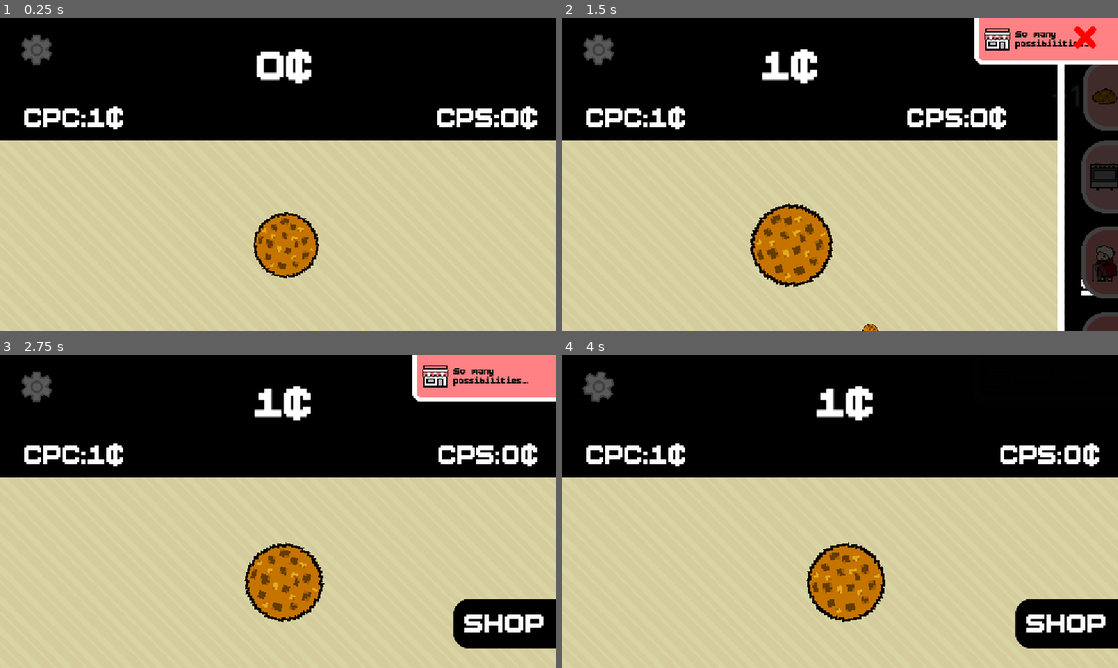
Above: before the commit, frames 1-4 (two rows, left to right).
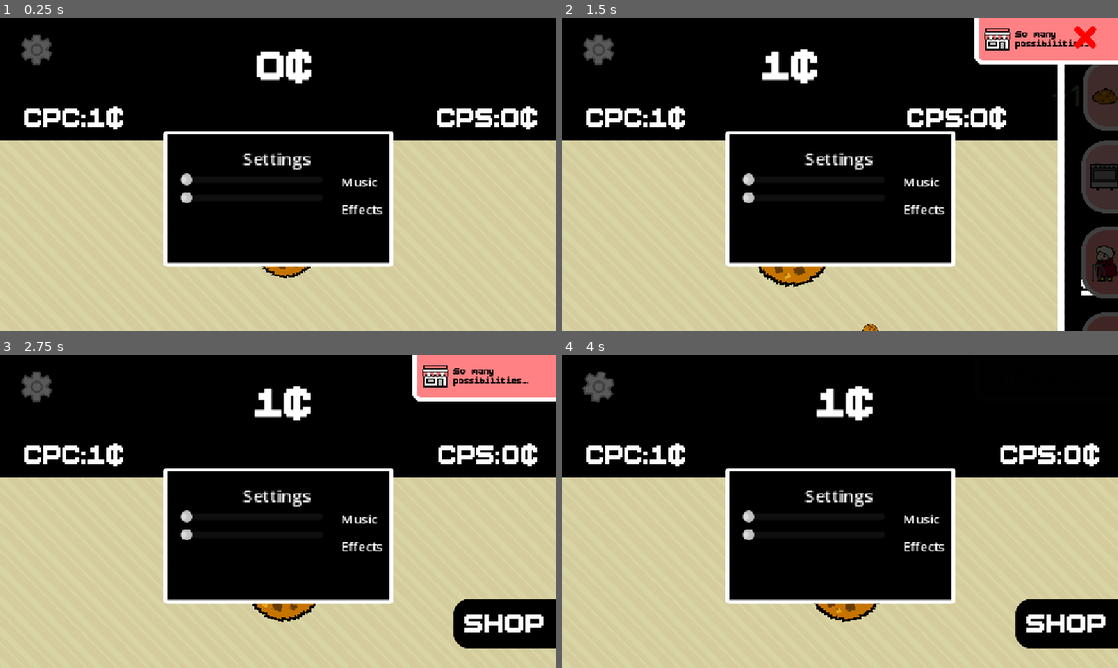
Above: after the commit, the same moments.

Repository: ashmitiscodingpython/sparkle-milkyway
Game: Godot game, scene res://scenes/main.tscn
Same seed, same stepped clock (60 frames per second), same inputs: the game is played once before the commit and once after it.
Inputs (mouse positions are in pixels of both pictures, inside the frame that each line leads up to):
- Up to frame 1 (0.25 s): no input
- Up to frame 2 (1.5 s): tap Enter at 0.5 s; move the mouse to (851, 243) at 0.52 s; hold Right 0.53-1.28 s; tap Alt at 0.6 s; click (851, 243) at 0.67 s; move the mouse to (1084, 287) at 1.27 s; hold Down from 1.28 s (still down); tap Shift at 1.35 s; click (1084, 287) at 1.42 s
- Up to frame 3 (2.75 s): move the mouse to (389, 373) at 2.02 s; release Down at 2.03 s; hold Right from 2.03 s (still down); tap Alt at 2.1 s; click (389, 373) at 2.17 s
- Up to frame 4 (4 s): move the mouse to (600, 386) at 2.77 s; release Right at 2.78 s; hold Up 2.78-3.53 s; tap Shift at 2.85 s; click (600, 386) at 2.92 s; move the mouse to (1006, 558) at 3.52 s; hold Left from 3.53 s (still down); tap Alt at 3.6 s

The runs differ from the first frame. In frame 1, 17% of the frame differs, in the area x 29-71%, y 36-80%; in frame 2, 17%; in frame 3, 17%; in frame 4, 17%.

Commit message:
Hourly commit

Diff:
--- a/scenes/main.tscn
+++ b/scenes/main.tscn
@@ -141,6 +141,9 @@
 [sub_resource type="CircleShape2D" id="CircleShape2D_ro3en"]
 radius = 33.1361
 
+[sub_resource type="LabelSettings" id="LabelSettings_t5ykj"]
+line_spacing = -4.665
+
 [node name="Node2D" type="Node2D"]
 
 [node name="ColorRect" type="ColorRect" parent="."]
@@ -872,6 +875,44 @@
 
 [node name="CollisionShape2D" type="CollisionShape2D" parent="Settings"]
 shape = SubResource("CircleShape2D_ro3en")
+
+[node name="FactoryPrompt2" type="Sprite2D" parent="."]
+texture_filter = 1
+position = Vector2(576, 368.17)
+scale = Vector2(1.65, 1.5)
+texture = ExtResource("23_pm3ni")
+
+[node name="Label" type="Label" parent="FactoryPrompt2"]
+offset_left = -45.4545
+offset_top = -67.4467
+offset_right = 12.5455
+offset_bottom = -51.4467
+scale = Vector2(1.375, 1.375)
+text = "Settings"
+
+[node name="HSlider" type="HSlider" parent="FactoryPrompt2"]
+offset_left = -123.03
+offset_top = -32.1133
+offset_right = 56.9697
+offset_bottom = -16.1133
+scale = Vector2(1, 1.15)
+
+[node name="HSlider2" type="HSlider" parent="FactoryPrompt2"]
+offset_left = -123.03
+offset_top = -7.44668
+offset_right = 56.9697
+offset_bottom = 8.55332
+scale = Vector2(1, 1.15)
+
+[node name="Label2" type="Label" parent="FactoryPrompt2"]
+offset_left = 78.7879
+offset_top = -30.78
+offset_right = 124.788
+offset_bottom = -14.78
+text = "Music
+
+Effects"
+label_settings = SubResource("LabelSettings_t5ykj")
 
 [connection signal="mouse_entered" from="Cookie" to="Cookie" method="_on_mouse_entered"]
 [connection signal="mouse_exited" from="Cookie" to="Cookie" method="_on_mouse_exited"]
--- a/scenes/settings.gd
+++ b/scenes/settings.gd
@@ -1,6 +1,7 @@
 extends Area2D
 
 var mouse = false
+@onready var sprite = $"./Settings"
 
 func _process(_delta: float) -> void:
 	scale += (Vector2(1, 1) - scale) / 5
Not shown: 1 places in scenes/main.tscn that only renumber resources
